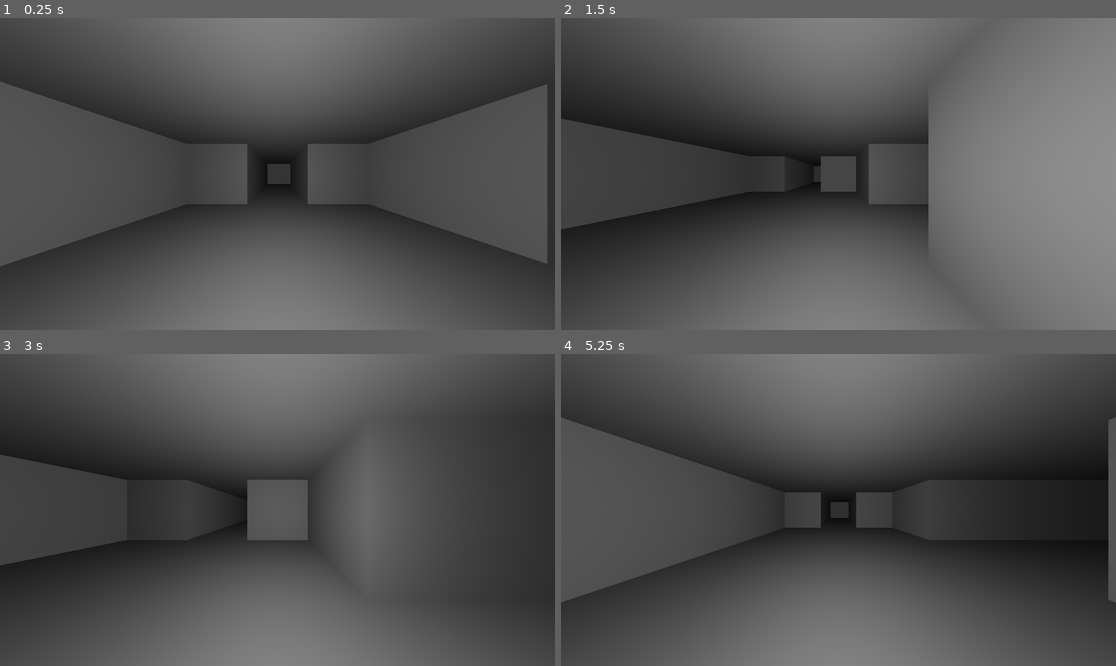
Above: before the commit, frames 1-4 (two rows, left to right).
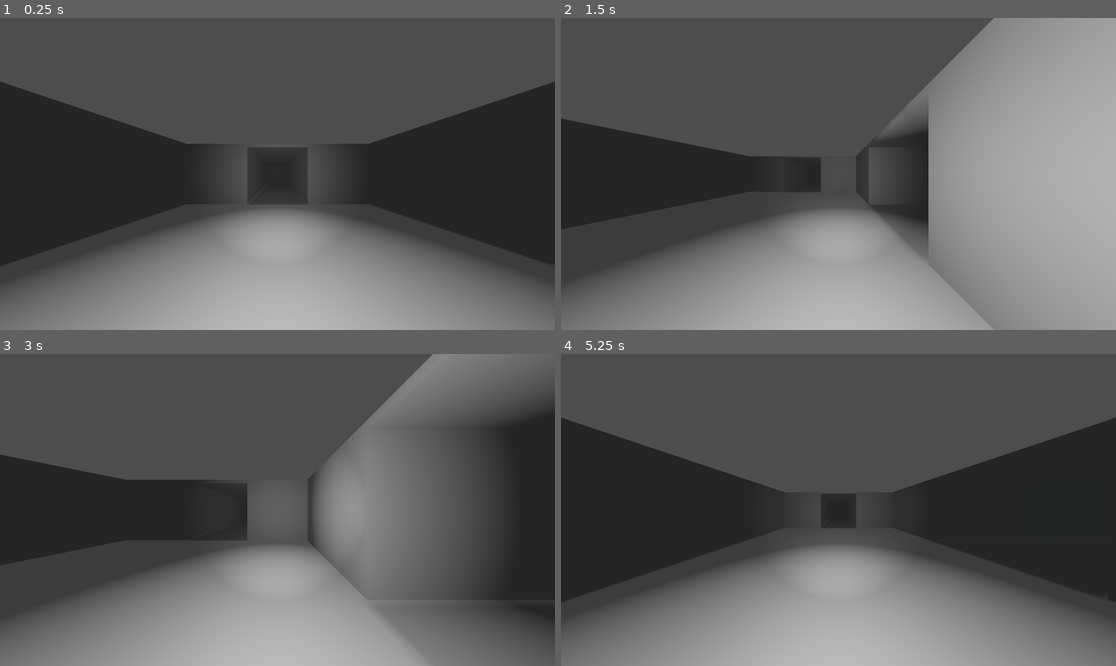
Above: after the commit, the same moments.

Repository: chris-pitre/FinalNail
Game: Godot game, scene res://scenes/main.tscn
Same seed, same stepped clock (60 frames per second), same inputs: the game is played once before the commit and once after it.
Inputs:
- Up to frame 1 (0.25 s): no input
- Up to frame 2 (1.5 s): tap Enter at 0.5 s; hold E (move_right) 0.53-1.28 s; tap Space at 1.25 s; hold S (move_backward) from 1.28 s (still down)
- Up to frame 3 (3 s): tap Enter at 2 s; release S (move_backward) at 2.03 s; hold E (move_right) 2.03-2.78 s; tap Space at 2.75 s; hold W (move_forward) from 2.78 s (still down)
- Up to frame 4 (5.25 s): tap Enter at 3.5 s; release W (move_forward) at 3.53 s; hold Q (move_left) 3.53-5.03 s; tap Space at 4.25 s; hold S (move_backward) from 5.03 s (still down)

The runs differ from the first frame. In frame 1, 65% of the frame differs, in the area x 0-100%, y 0-100%; in frame 2, 73%; in frame 3, 53%; in frame 4, 55%.

Commit message:
open tiles

Diff:
--- a/scenes/cell/cell.gd
+++ b/scenes/cell/cell.gd
@@ -8,7 +8,7 @@
 @onready var north := $NorthFace
 @onready var south := $SouthFace
 
-func set_faces(cell_list: Array[Vector2i]) -> void:
+func set_faces(cell_list: Array[Vector2i], tile_open: bool) -> void:
 	var grid_pos = Vector2i(global_position.x / 2, global_position.z / 2)
 	if cell_list.has(grid_pos + Vector2i.RIGHT):
 		east.hide()
@@ -18,3 +18,5 @@
 		south.hide()
 	if cell_list.has(grid_pos + Vector2i.UP):
 		north.hide()
+	if tile_open:
+		top.hide()
--- a/scenes/cell/cell.tscn
+++ b/scenes/cell/cell.tscn
@@ -1,9 +1,12 @@
-[gd_scene load_steps=4 format=3 uid="uid://cjgwygl1psnne"]
+[gd_scene load_steps=5 format=3 uid="uid://cjgwygl1psnne"]
 
 [ext_resource type="Script" path="res://scenes/cell/cell.gd" id="1_whknc"]
 
 [sub_resource type="QuadMesh" id="QuadMesh_supd2"]
 size = Vector2(2, 2)
+
+[sub_resource type="BoxMesh" id="BoxMesh_1lv18"]
+size = Vector3(2, 2, 0.1)
 
 [sub_resource type="BoxShape3D" id="BoxShape3D_0xxdt"]
 
@@ -31,8 +34,8 @@
 mesh = SubResource("QuadMesh_supd2")
 
 [node name="TopFace" type="MeshInstance3D" parent="."]
-transform = Transform3D(1, 0, 0, 0, -4.37114e-08, -1, 0, 1, -4.37114e-08, 0, 2, 0)
-mesh = SubResource("QuadMesh_supd2")
+transform = Transform3D(1, 0, 0, 0, -4.37114e-08, -1, 0, 1, -4.37114e-08, 0, 1.95, 0)
+mesh = SubResource("BoxMesh_1lv18")
 
 [node name="Collision" type="Area3D" parent="."]
 
--- a/scenes/main.tscn
+++ b/scenes/main.tscn
@@ -1,8 +1,12 @@
-[gd_scene load_steps=4 format=3 uid="uid://c62k2e27wds1u"]
+[gd_scene load_steps=5 format=3 uid="uid://c62k2e27wds1u"]
 
 [ext_resource type="PackedScene" uid="uid://cf0ng65ho3ys0" path="res://scenes/map/map.tscn" id="1_axybf"]
 [ext_resource type="PackedScene" uid="uid://bud544xv1crtu" path="res://scenes/player/player.tscn" id="2_b7mpo"]
 [ext_resource type="PackedScene" uid="uid://db0sndhg6hj30" path="res://scenes/tilemaps/test_level.tscn" id="2_yi783"]
+
+[sub_resource type="Environment" id="Environment_yf5dv"]
+fog_enabled = true
+fog_light_color = Color(0.101961, 0.117647, 0.137255, 1)
 
 [node name="Main" type="Node"]
 
@@ -13,3 +17,13 @@
 
 [node name="Player" parent="World" instance=ExtResource("2_b7mpo")]
 transform = Transform3D(1, 0, 0, 0, 1, 0, 0, 0, 1, 0, 1, 0)
+
+[node name="WorldEnvironment" type="WorldEnvironment" parent="World"]
+environment = SubResource("Environment_yf5dv")
+
+[node name="DirectionalLight3D" type="DirectionalLight3D" parent="World"]
+transform = Transform3D(1, 0, 0, 0, -4.37114e-08, 1, 0, -1, -4.37114e-08, 0, 0, 0)
+light_energy = 0.03
+light_indirect_energy = 0.0
+shadow_enabled = true
+shadow_normal_bias = 0.1
--- a/scenes/map/map.gd
+++ b/scenes/map/map.gd
@@ -24,5 +24,6 @@
 		cell.global_position = Vector3(tile.x * 2, 0, tile.y * 2)
 		cells.append(cell)
 
-	for cell in cells:
-		cell.set_faces(used_cells)
+		var tile_data = map.get_cell_tile_data(0, tile)
+		var tile_open = tile_data.get_custom_data("OpenAir")
+		cell.set_faces(used_cells, tile_open)
--- a/scenes/player/player.tscn
+++ b/scenes/player/player.tscn
@@ -20,4 +20,8 @@
 shape = SubResource("BoxShape3D_yjxp8")
 
 [node name="OmniLight3D" type="OmniLight3D" parent="."]
-omni_range = 4096.0
+shadow_enabled = true
+omni_range = 3.0
+
+[node name="SpotLight3D" type="SpotLight3D" parent="."]
+spot_range = 10.0
--- a/scenes/tilemaps/test_level.tscn
+++ b/scenes/tilemaps/test_level.tscn
@@ -1,15 +1,8 @@
-[gd_scene load_steps=4 format=3 uid="uid://db0sndhg6hj30"]
+[gd_scene load_steps=2 format=3 uid="uid://db0sndhg6hj30"]
 
-[ext_resource type="Texture2D" uid="uid://c3fxwwv33lqw8" path="res://assets/tilemap/path.png" id="1_hds5l"]
-
-[sub_resource type="TileSetAtlasSource" id="TileSetAtlasSource_0jmhe"]
-texture = ExtResource("1_hds5l")
-0:0/0 = 0
-
-[sub_resource type="TileSet" id="TileSet_6vy2c"]
-sources/0 = SubResource("TileSetAtlasSource_0jmhe")
+[ext_resource type="TileSet" uid="uid://qd2lm2embmp1" path="res://src/tilesets/tileset.tres" id="1_ciyx5"]
 
 [node name="TestLevel" type="TileMap"]
-tile_set = SubResource("TileSet_6vy2c")
+tile_set = ExtResource("1_ciyx5")
 format = 2
-layer_0/tile_data = PackedInt32Array(0, 0, 0, 1, 0, 0, 2, 0, 0, 3, 0, 0, 4, 0, 0, 5, 0, 0, 6, 0, 0, 7, 0, 0, 65537, 0, 0, 65536, 0, 0, -65535, 0, 0, -65536, 0, 0, -1, 0, 0, 65535, 0, 0, 131071, 0, 0, -65529, 0, 0, -131065, 0, 0, -19660 …(501 unchanged characters)…
+layer_0/tile_data = PackedInt32Array(0, 65536, 0, 1, 65536, 0, 2, 0, 0, 3, 0, 0, 4, 0, 0, 5, 0, 0, 6, 0, 0, 7, 0, 0, 65537, 65536, 0, 65536, 65536, 0, -65535, 65536, 0, -65536, 65536, 0, -1, 65536, 0, 65535, 65536, 0, 131071, 65536, 0, -65529, 0, 0, -131065, 0, 0, -19660 …(501 unchanged characters)…
--- /dev/null
+++ b/src/tilesets/tileset.tres
@@ -0,0 +1,14 @@
+[gd_resource type="TileSet" load_steps=3 format=3 uid="uid://qd2lm2embmp1"]
+
+[ext_resource type="Texture2D" uid="uid://c3fxwwv33lqw8" path="res://assets/tilemap/path.png" id="1_n4wby"]
+
+[sub_resource type="TileSetAtlasSource" id="TileSetAtlasSource_0jmhe"]
+texture = ExtResource("1_n4wby")
+0:0/0 = 0
+1:0/0 = 0
+1:0/0/custom_data_0 = true
+
+[resource]
+custom_data_layer_0/name = "OpenAir"
+custom_data_layer_0/type = 1
+sources/0 = SubResource("TileSetAtlasSource_0jmhe")
Binary file changed: assets/tilemap/path.png
